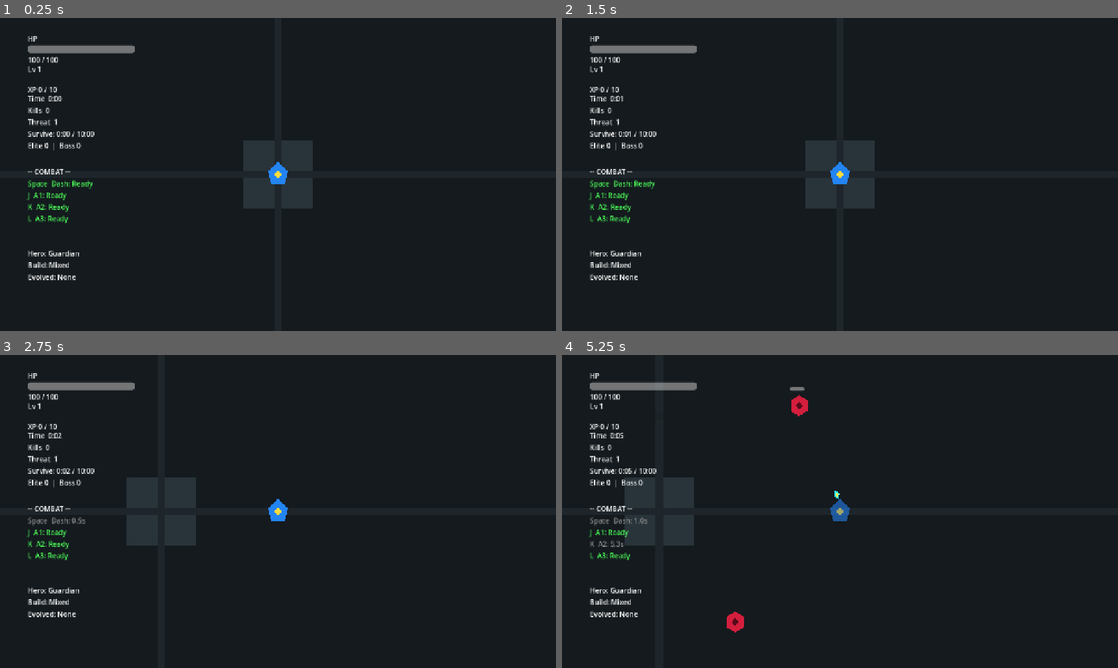
Above: before the commit, frames 1-4 (two rows, left to right).
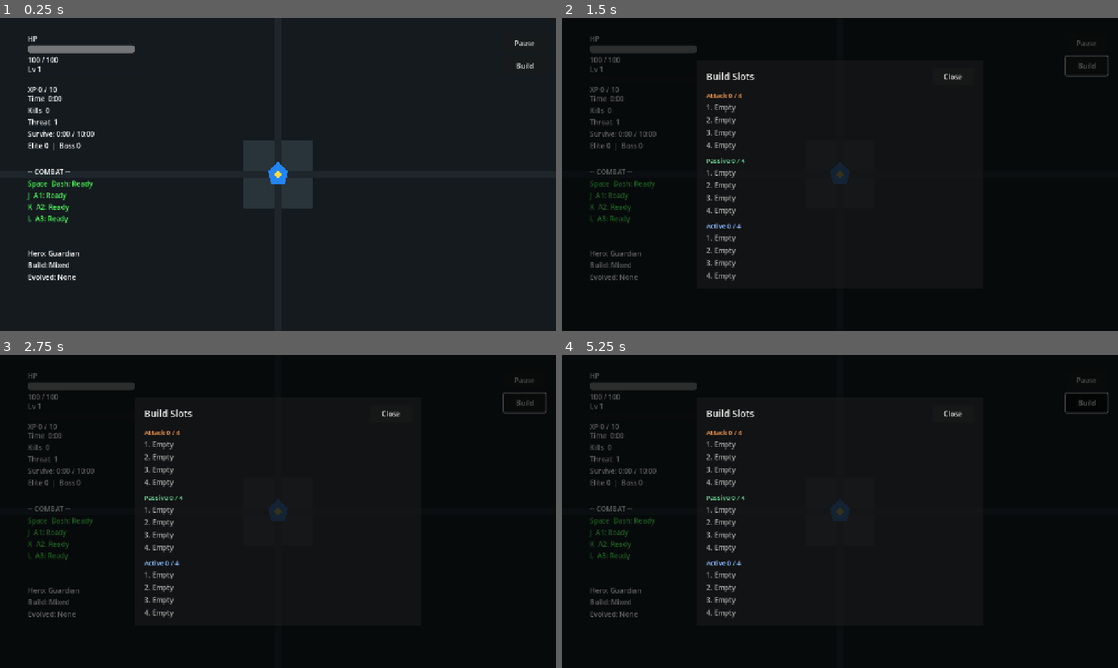
Above: after the commit, the same moments.

Repository: StanisRyz/SuperHeroes
Game: Godot game, scene res://scenes/game/Arena.tscn
Same seed, same stepped clock (60 frames per second), same inputs: the game is played once before the commit and once after it. This scene is started directly instead of the project's main scene.
Inputs (mouse positions are in pixels of both pictures, inside the frame that each line leads up to):
- Up to frame 1 (0.25 s): no input
- Up to frame 2 (1.5 s): click (1084, 64) at 0.5 s, where only the run after the commit has a clickable "Build"; click (1084, 43) at 1.25 s, where only the run after the commit has a clickable "Pause"
- Up to frame 3 (2.75 s): tap Enter at 2 s; move the mouse to (400, 495) at 2.02 s; hold D (move_right) from 2.03 s (still down); hold Space (dash) from 2.03 s (still down); click (400, 495) at 2.17 s
- Up to frame 4 (5.25 s): release D (move_right) at 2.75 s; release Space (dash) at 2.75 s; drag from (728, 527) to (840, 511) at 2.77 s; tap Space (dash) at 3.5, 3.8 s; move the mouse to (895, 442) at 3.52 s; hold D (move_right) 3.53-4.25 s; hold K (ability_2) 3.53-4.25 s; click (895, 442) at 3.67 s; drag from (812, 574) to (673, 464) at 4.27 s; move the mouse to (1006, 558) at 5.02 s; hold Left (move_left) from 5.03 s (still down); hold Space (dash) from 5.03 s (still down); click (1006, 558) at 5.17 s

The runs differ from the first frame. In frame 1, less than 0.1% of the frame differs, in the area x 92-97%, y 7-17%; in frame 2, 6.8%; in frame 3, 6.6%; in frame 4, 8.5%, in the area x 0-100%, y 0-100%.

Commit message:
Add build slots window
Add Build Slots Overview Window:
- Add a new Build/Slots button under the existing Pause button.
- Add an in-run window showing Attack, Passive, and Active slot usage.
- Display 4 slots per category with selected upgrade title, current level, max level, or Empty state.
- Read slot data from UpgradeManager slot state and upgrade summaries.
- Refresh the window when opened and when build state changes.
- Preserve pause/menu/modal safety behavior.
- Keep upgrade slot rules, balance, passive behavior, hero kits, primary weapons, stage objectives, wave director, boss flow, saves, and meta progression unchanged.
- Update README.md, Agents.md, and validation docs if present.

Diff:
--- a/scenes/game/Arena.gd
+++ b/scenes/game/Arena.gd
@@ -49,6 +49,7 @@
 @onready var victory_screen: Node = get_node_or_null("VictoryScreen")
 @onready var controls_help_overlay: Node = get_node_or_null("ControlsHelpOverlay")
 @onready var confirm_dialog: Node = get_node_or_null("ConfirmDialog")
+@onready var build_slots_window: Node = get_node_or_null("BuildSlotsWindow")
 
 var _debug_stats_overlay: Node = null
 var _feedback_manager: Node = null
@@ -59,6 +60,7 @@
 var _help_opened_from_pause: bool = false
 var _settings_opened_from_pause: bool = false
 var _confirm_opened_from_pause: bool = false
+var _build_slots_paused_game: bool = false
 var _run_ended: bool = false
 var _transition_in_progress: bool = false
 var _final_boss_arena_active: bool = false
@@ -164,6 +166,7 @@
 	_setup_spawn_director()
 	_setup_passive_ability_manager()
 	_setup_level_up_flow(auto_attack, ability_manager)
+	_setup_build_slots_window()
 	_setup_evolution_flow(auto_attack, ability_manager)
 	_setup_run_lifecycle()
 	_setup_pause_menu()
@@ -354,9 +357,22 @@
 	if mobile_controls.has_signal("pause_pressed"):
 		if not mobile_controls.pause_pressed.is_connected(_request_pause_menu):
 			mobile_controls.pause_pressed.connect(_request_pause_menu)
+	if mobile_controls.has_signal("build_slots_pressed"):
+		if not mobile_controls.build_slots_pressed.is_connected(_open_build_slots_window):
+			mobile_controls.build_slots_pressed.connect(_open_build_slots_window)
 	if mobile_controls.has_signal("dash_pressed") and player.has_method("try_dash"):
 		if not mobile_controls.dash_pressed.is_connected(player.try_dash):
 			mobile_controls.dash_pressed.connect(player.try_dash)
+
+
+func _setup_build_slots_window() -> void:
+	if build_slots_window == null:
+		push_warning("Arena could not find BuildSlotsWindow node.")
+		return
+	if build_slots_window.has_method("setup"):
+		build_slots_window.setup(upgrade_manager)
+	if build_slots_window.has_signal("closed") and not build_slots_window.closed.is_connected(_on_build_slots_window_closed):
+		build_slots_window.closed.connect(_on_build_slots_window_closed)
 
 
 func _on_player_level_up_available(_level: int) -> void:
@@ -757,6 +773,7 @@
 	if level_up_screen != null:
 		level_up_screen.hide()
 	_cleanup_passive_ability_manager()
+	_close_build_slots_window()
 	if pause_menu != null and pause_menu.has_method("close"):
 		pause_menu.close()
 	if game_over_screen != null:
@@ -1000,6 +1017,7 @@
 	if level_up_screen != null:
 		level_up_screen.hide()
 	_cleanup_passive_ability_manager()
+	_close_build_slots_window()
 
 	get_tree().paused = true
 	_reset_mobile_controls()
@@ -1166,6 +1184,7 @@
 	if _transition_in_progress:
 		return
 	_transition_in_progress = true
+	_close_build_slots_window()
 	_clear_boss_arena_boundary()
 	_cleanup_stage_objective_manager()
 	_cleanup_passive_ability_manager()
@@ -1177,6 +1196,7 @@
 	if _transition_in_progress:
 		return
 	_transition_in_progress = true
+	_close_build_slots_window()
 	_clear_boss_arena_boundary()
 	_cleanup_stage_objective_manager()
 	_cleanup_passive_ability_manager()
@@ -1200,6 +1220,9 @@
 	if _is_settings_open():
 		if settings_menu != null and settings_menu.has_method("close"):
 			settings_menu.close()
+		return
+	if _is_build_slots_open():
+		_close_build_slots_window()
 		return
 	if _is_level_up_visible() or _is_evolution_reward_visible() or _is_game_over_visible() or _is_victory_visible():
 		return
@@ -1263,6 +1286,32 @@
 	_open_controls_help(true)
 
 
+func _open_build_slots_window() -> void:
+	if _run_ended or _transition_in_progress or _is_player_dead():
+		return
+	if build_slots_window == null or not build_slots_window.has_method("open"):
+		return
+	if _is_build_slots_open() or _is_blocking_run_screen_open() or _is_settings_open() or _is_help_open() or _is_confirm_open() or _is_pause_menu_open():
+		return
+
+	_build_slots_paused_game = not get_tree().paused
+	if _build_slots_paused_game:
+		get_tree().paused = true
+		_reset_mobile_controls()
+	build_slots_window.open()
+
+
+func _close_build_slots_window() -> void:
+	if build_slots_window != null and build_slots_window.has_method("close") and _is_build_slots_open():
+		build_slots_window.close()
+
+
+func _on_build_slots_window_closed() -> void:
+	if _build_slots_paused_game:
+		_resume_game_if_safe()
+	_build_slots_paused_game = false
+
+
 func _toggle_controls_help_from_input() -> void:
 	if _is_help_open():
 		if controls_help_overlay != null and controls_help_overlay.has_method("close"):
@@ -1324,6 +1373,7 @@
 	if pause_menu != null and pause_menu.has_method("close"):
 		pause_menu.close()
 	_pause_requested_by_menu = false
+	_close_build_slots_window()
 
 	match action_id:
 		"restart_run":
@@ -1361,7 +1411,7 @@
 func _resume_game_if_safe() -> void:
 	if _run_ended or _transition_in_progress:
 		return
-	if _is_blocking_run_screen_open() or _is_settings_open() or _is_help_open() or _is_confirm_open() or _is_pause_menu_open():
+	if _is_blocking_run_screen_open() or _is_settings_open() or _is_help_open() or _is_confirm_open() or _is_pause_menu_open() or _is_build_slots_open():
 		return
 	if _pause_requested_by_menu:
 		return
@@ -1608,7 +1658,7 @@
 
 
 func _is_controls_help_blocked() -> bool:
-	return _is_player_dead() or _is_blocking_run_screen_open() or _is_settings_open() or _is_confirm_open()
+	return _is_player_dead() or _is_blocking_run_screen_open() or _is_settings_open() or _is_confirm_open() or _is_build_slots_open()
 
 
 func _is_settings_visible() -> bool:
@@ -1620,7 +1670,7 @@
 
 
 func _is_modal_open() -> bool:
-	return _is_blocking_run_screen_open() or _is_settings_open() or _is_help_open() or _is_confirm_open() or _is_pause_menu_open()
+	return _is_blocking_run_screen_open() or _is_settings_open() or _is_help_open() or _is_confirm_open() or _is_pause_menu_open() or _is_build_slots_open()
 
 
 func _is_blocking_run_screen_open() -> bool:
@@ -1659,6 +1709,14 @@
 	return pause_menu.visible
 
 
+func _is_build_slots_open() -> bool:
+	if build_slots_window == null:
+		return false
+	if build_slots_window.has_method("is_open"):
+		return build_slots_window.is_open()
+	return build_slots_window.visible
+
+
 func _should_ignore_gameplay_pause_input() -> bool:
 	return _is_modal_open() or _run_ended or _transition_in_progress
 
--- a/scenes/game/Arena.tscn
+++ b/scenes/game/Arena.tscn
@@ -26,6 +26,7 @@
 [ext_resource type="PackedScene" path="res://scenes/ui/EvolutionRewardScreen.tscn" id="22_evolution_reward_screen"]
 [ext_resource type="PackedScene" path="res://scenes/ui/ControlsHelpOverlay.tscn" id="24_controls_help_overlay"]
 [ext_resource type="PackedScene" path="res://scenes/ui/ConfirmDialog.tscn" id="25_confirm_dialog"]
+[ext_resource type="PackedScene" path="res://scenes/ui/BuildSlotsWindow.tscn" id="26_build_slots_window"]
 
 [node name="Arena" type="Node2D"]
 script = ExtResource("1_arena_script")
@@ -101,3 +102,5 @@
 [node name="ControlsHelpOverlay" parent="." instance=ExtResource("24_controls_help_overlay")]
 
 [node name="ConfirmDialog" parent="." instance=ExtResource("25_confirm_dialog")]
+
+[node name="BuildSlotsWindow" parent="." instance=ExtResource("26_build_slots_window")]
--- /dev/null
+++ b/scenes/ui/BuildSlotsWindow.gd
@@ -0,0 +1,193 @@
+extends CanvasLayer
+
+signal closed
+
+const CATEGORY_ORDER := ["attack", "passive", "active"]
+const CATEGORY_LABELS := {
+	"attack": "Attack",
+	"passive": "Passive",
+	"active": "Active",
+}
+const CATEGORY_COLORS := {
+	"attack": Color(1.0, 0.62, 0.32, 1.0),
+	"passive": Color(0.42, 0.9, 0.62, 1.0),
+	"active": Color(0.54, 0.74, 1.0, 1.0),
+}
+
+var _upgrade_manager: Node = null
+var _section_labels: Dictionary = {}
+var _slot_rows: Dictionary = {}
+
+
+func _ready() -> void:
+	process_mode = Node.PROCESS_MODE_WHEN_PAUSED
+	layer = 35
+	_build_ui()
+	hide()
+
+
+func setup(upgrade_manager: Node) -> void:
+	_upgrade_manager = upgrade_manager
+	if _upgrade_manager != null and _upgrade_manager.has_signal("build_changed") and not _upgrade_manager.build_changed.is_connected(_on_build_changed):
+		_upgrade_manager.build_changed.connect(_on_build_changed)
+	_refresh()
+
+
+func open() -> void:
+	_refresh()
+	show()
+
+
+func close() -> void:
+	if not visible:
+		return
+	hide()
+	closed.emit()
+
+
+func is_open() -> bool:
+	return visible
+
+
+func _build_ui() -> void:
+	var root := Control.new()
+	root.name = "Root"
+	root.set_anchors_preset(Control.PRESET_FULL_RECT)
+	root.mouse_filter = Control.MOUSE_FILTER_STOP
+	add_child(root)
+
+	var dimmer := ColorRect.new()
+	dimmer.name = "Dimmer"
+	dimmer.set_anchors_preset(Control.PRESET_FULL_RECT)
+	dimmer.color = Color(0.0, 0.0, 0.0, 0.62)
+	dimmer.mouse_filter = Control.MOUSE_FILTER_STOP
+	root.add_child(dimmer)
+
+	var panel := PanelContainer.new()
+	panel.name = "Panel"
+	panel.anchor_left = 0.5
+	panel.anchor_top = 0.5
+	panel.anchor_right = 0.5
+	panel.anchor_bottom = 0.5
+	panel.offset_left = -330.0
+	panel.offset_top = -260.0
+	panel.offset_right = 330.0
+	panel.offset_bottom = 260.0
+	panel.grow_horizontal = Control.GROW_DIRECTION_BOTH
+	panel.grow_vertical = Control.GROW_DIRECTION_BOTH
+	panel.mouse_filter = Control.MOUSE_FILTER_STOP
+	root.add_child(panel)
+
+	var margin := MarginContainer.new()
+	margin.name = "Margin"
+	margin.add_theme_constant_override("margin_left", 22)
+	margin.add_theme_constant_override("margin_top", 18)
+	margin.add_theme_constant_override("margin_right", 22)
+	margin.add_theme_constant_override("margin_bottom", 18)
+	panel.add_child(margin)
+
+	var main := VBoxContainer.new()
+	main.name = "Main"
+	main.add_theme_constant_override("separation", 12)
+	margin.add_child(main)
+
+	var header := HBoxContainer.new()
+	header.name = "Header"
+	header.add_theme_constant_override("separation", 12)
+	main.add_child(header)
+
+	var title := Label.new()
+	title.name = "TitleLabel"
+	title.text = "Build Slots"
+	title.size_flags_horizontal = Control.SIZE_EXPAND_FILL
+	title.add_theme_font_size_override("font_size", 22)
+	header.add_child(title)
+
+	var close_button := Button.new()
+	close_button.name = "CloseButton"
+	close_button.custom_minimum_size = Vector2(96.0, 40.0)
+	close_button.text = "Close"
+	close_button.pressed.connect(close)
+	header.add_child(close_button)
+
+	for category in CATEGORY_ORDER:
+		main.add_child(_create_section(category))
+
+
+func _create_section(category: String) -> Control:
+	var section := VBoxContainer.new()
+	section.name = "%sSection" % str(CATEGORY_LABELS.get(category, category)).replace(" ", "")
+	section.add_theme_constant_override("separation", 5)
+
+	var title := Label.new()
+	title.name = "Title"
+	title.text = "%s 0 / 4" % CATEGORY_LABELS.get(category, category.capitalize())
+	title.modulate = CATEGORY_COLORS.get(category, Color.WHITE)
+	title.add_theme_font_size_override("font_size", 15)
+	section.add_child(title)
+	_section_labels[category] = title
+
+	var rows: Array[Label] = []
+	for index in range(4):
+		var row := Label.new()
+		row.name = "Slot%d" % (index + 1)
+		row.custom_minimum_size = Vector2(0.0, 24.0)
+		row.text = "%d. Empty" % (index + 1)
+		row.clip_text = true
+		row.text_overrun_behavior = TextServer.OVERRUN_TRIM_ELLIPSIS
+		section.add_child(row)
+		rows.append(row)
+	_slot_rows[category] = rows
+
+	return section
+
+
+func _refresh() -> void:
+	var slot_state := _get_slot_state()
+	for category in CATEGORY_ORDER:
+		var category_state: Dictionary = slot_state.get(category, {})
+		var selected: Array = category_state.get("selected", [])
+		var used := int(category_state.get("used", selected.size()))
+		var max_slots := int(category_state.get("max", 4))
+		var title_label := _section_labels.get(category) as Label
+		if title_label != null:
+			title_label.text = "%s %d / %d" % [CATEGORY_LABELS.get(category, category.capitalize()), used, max_slots]
+
+		var rows: Array = _slot_rows.get(category, [])
+		for index in range(rows.size()):
+			var row := rows[index] as Label
+			if row == null:
+				continue
+			if index < selected.size():
+				row.text = "%d. %s" % [index + 1, _format_upgrade_line(str(selected[index]))]
+				row.modulate = Color.WHITE
+			else:
+				row.text = "%d. Empty" % (index + 1)
+				row.modulate = Color(0.68, 0.68, 0.68, 1.0)
+
+
+func _get_slot_state() -> Dictionary:
+	if _upgrade_manager == null:
+		return {}
+	if _upgrade_manager.has_method("get_slot_state"):
+		return _upgrade_manager.get_slot_state()
+	if _upgrade_manager.has_method("debug_get_slot_state"):
+		return _upgrade_manager.debug_get_slot_state()
+	return {}
+
+
+func _format_upgrade_line(upgrade_id: String) -> String:
+	if _upgrade_manager == null or not _upgrade_manager.has_method("get_upgrade_definition_summary"):
+		return upgrade_id
+	var summary: Dictionary = _upgrade_manager.get_upgrade_definition_summary(upgrade_id)
+	if summary.is_empty():
+		return upgrade_id
+	var title := str(summary.get("title", upgrade_id))
+	var current_level := int(summary.get("current_level", 0))
+	var max_level := int(summary.get("max_level", 1))
+	return "%s  Lv %d/%d" % [title, current_level, max_level]
+
+
+func _on_build_changed(_dominant_archetype: String, _points: Dictionary) -> void:
+	if visible:
+		_refresh()
--- /dev/null
+++ b/scenes/ui/BuildSlotsWindow.tscn
@@ -0,0 +1,9 @@
+[gd_scene load_steps=2 format=3 uid="uid://build_slots_window_superheroes"]
+
+[ext_resource type="Script" path="res://scenes/ui/BuildSlotsWindow.gd" id="1_build_slots_window_script"]
+
+[node name="BuildSlotsWindow" type="CanvasLayer"]
+process_mode = 3
+layer = 35
+visible = false
+script = ExtResource("1_build_slots_window_script")
--- a/scenes/ui/MobileControls.gd
+++ b/scenes/ui/MobileControls.gd
@@ -5,6 +5,7 @@
 signal ability_2_pressed
 signal ability_3_pressed
 signal pause_pressed
+signal build_slots_pressed
 signal dash_pressed
 
 @export var force_visible: bool = false
@@ -29,11 +30,13 @@
 @onready var slam_button: Button = get_node_or_null("Root/SlamButton")
 @onready var dash_button: Button = get_node_or_null("Root/DashButton")
 @onready var pause_button: Button = get_node_or_null("Root/PauseButton")
+@onready var build_slots_button: Button = get_node_or_null("Root/BuildSlotsButton")
 
 
 func _ready() -> void:
 	process_mode = Node.PROCESS_MODE_ALWAYS
-	visible = force_visible or DisplayServer.is_touchscreen_available()
+	visible = true
+	_set_mobile_control_buttons_visible(force_visible or DisplayServer.is_touchscreen_available())
 
 	if joystick_touch_area == null:
 		push_warning("MobileControls could not find JoystickArea.")
@@ -64,6 +67,11 @@
 		push_warning("MobileControls could not find PauseButton.")
 	elif not pause_button.pressed.is_connected(_on_pause_button_pressed):
 		pause_button.pressed.connect(_on_pause_button_pressed)
+
+	if build_slots_button == null:
+		push_warning("MobileControls could not find BuildSlotsButton.")
+	elif not build_slots_button.pressed.is_connected(_on_build_slots_button_pressed):
+		build_slots_button.pressed.connect(_on_build_slots_button_pressed)
 
 	_update_joystick_visual(Vector2.ZERO)
 	_update_ability_button(0.0)
@@ -239,6 +247,10 @@
 	pause_pressed.emit()
 
 
+func _on_build_slots_button_pressed() -> void:
+	build_slots_pressed.emit()
+
+
 func _on_dash_button_pressed() -> void:
 	if _is_action_blocked():
 		return
@@ -293,7 +305,18 @@
 	if _settings_manager != null:
 		forced = forced or bool(_settings_manager.get_setting("force_mobile_controls", false))
 
-	visible = forced or DisplayServer.is_touchscreen_available()
+	visible = true
+	_set_mobile_control_buttons_visible(forced or DisplayServer.is_touchscreen_available())
+
+
+func _set_mobile_control_buttons_visible(controls_visible: bool) -> void:
+	for control in [joystick_touch_area, ability_button, beam_button, slam_button, dash_button]:
+		if control != null:
+			control.visible = controls_visible
+	if pause_button != null:
+		pause_button.visible = true
+	if build_slots_button != null:
+		build_slots_button.visible = true
 
 
 func _read_ability_button_labels(ability_manager: Node) -> void:
--- a/scenes/ui/MobileControls.tscn
+++ b/scenes/ui/MobileControls.tscn
@@ -128,3 +128,16 @@
 offset_bottom = 80.0
 grow_horizontal = 0
 text = "Pause"
+
+[node name="BuildSlotsButton" type="Button" parent="Root"]
+custom_minimum_size = Vector2(96, 44)
+layout_mode = 1
+anchors_preset = -1
+anchor_left = 1.0
+anchor_right = 1.0
+offset_left = -120.0
+offset_top = 88.0
+offset_right = -24.0
+offset_bottom = 132.0
+grow_horizontal = 0
+text = "Build"
--- a/scenes/upgrades/UpgradeManager.gd
+++ b/scenes/upgrades/UpgradeManager.gd
@@ -994,6 +994,10 @@
 
 
 func debug_get_slot_state() -> Dictionary:
+	return get_slot_state()
+
+
+func get_slot_state() -> Dictionary:
 	return {
 		SLOT_CATEGORY_ATTACK: {
 			"selected": selected_attack_lines.duplicate(),
Not shown: 1 places in scenes/game/Arena.tscn that only renumber resources
Not shown, added: scenes/ui/BuildSlotsWindow.gd.uid
Not shown, changed: Agents.md
Not shown, changed: README.md
Not shown, changed: docs/validation/gameplay_validation.md
